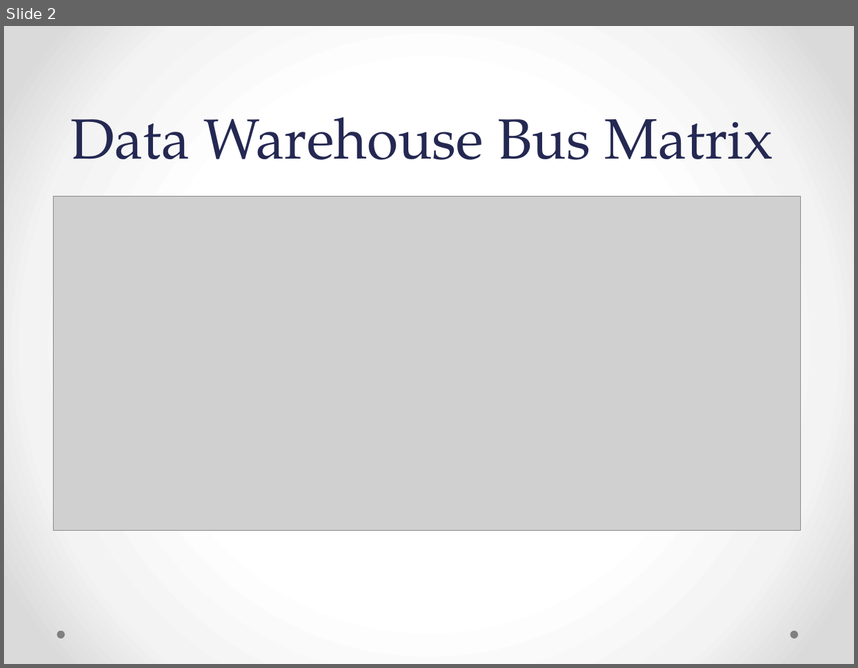
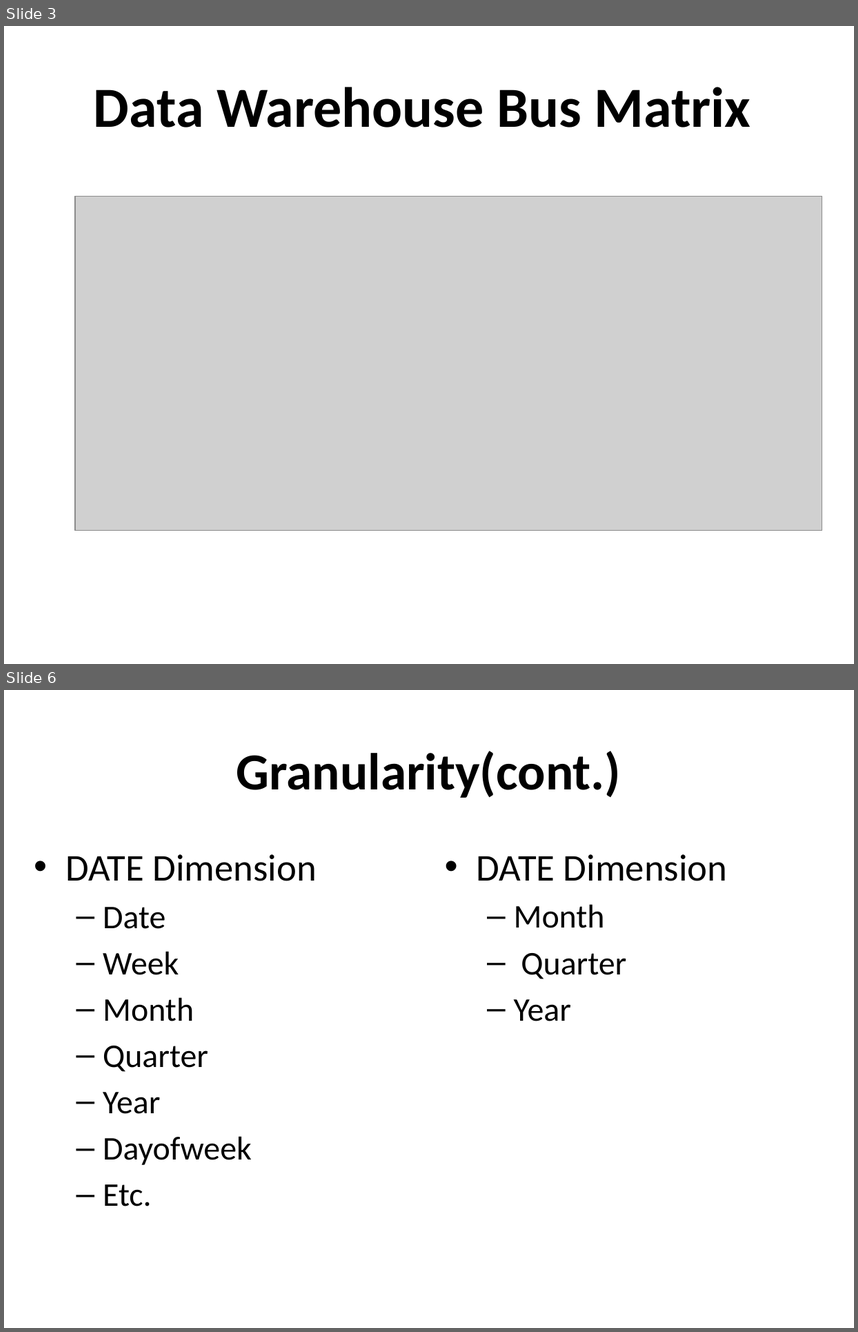
Before and after one commit to passzenith/passzenithproject, a slide deck: DW/Telecommunications and Utilities.pptx. Shown one above the other, each under a label of ours: slide 2 before the commit, slides 3 and 6 after it; the slides between them are not shown. The pictures are 858x668 and 858x1332 pixels, drawn with LibreOffice and Linux fonts; fonts in the diff are those of the drawing; grey boxes stand for pictures. Boxes give left, top, right and bottom in pixels: in the first picture for what was removed or moved away, otherwise in the second. Text is boxed around its words. In the diff, an @@ line names an element or a change of style, - is before the commit and + after.

```diff
--- a/DW/Telecommunications and Utilities.pptx
+++ b/DW/Telecommunications and Utilities.pptx
@@ slide 6 added at box(4, 690, 854, 1328), background #FFFFFF @@
@@ title added at box(237, 751, 622, 798), 44 pt, text #000000, bold @@
+Granularity(cont.)
@@ text added at box(65, 854, 317, 1206), 28 pt, text #000000 @@
+• DATE Dimension
+  – Date
+  – Week
+  – Month
+  – Quarter
+  – Year
+  – Dayofweek
+  – Etc.
@@ text added at box(477, 854, 728, 1021), 28 pt, text #000000 @@
+• DATE Dimension
+  – Month
+  – Quarter
+  – Year
@@ what was slide 2 is now slide 3 @@
@@ slide 3 changed as well @@
@@ background gradient #FFFFFF to #F4F4F4 to #DADADA to #FFFFFF @@
@@ title "Data Warehouse Bus Matrix": place and size @@
-title "Data Warehouse Bus Matrix" at box(71, 117, 773, 160)
+title "Data Warehouse Bus Matrix" at box(94, 87, 751, 127)
@@ title "Data Warehouse Bus Matrix" at box(94, 87, 751, 127): font TeX Gyre Pagella to Calibri, text colour #242852 to #000000, bold on; line spacing 58pt to 1; vertical alignment bottom to middle @@
@@ picture: place and size @@
-picture at box(53, 196, 800, 530)
+picture at box(75, 196, 822, 530)
@@ ellipse removed at box(56, 630, 64, 638) @@
@@ ellipse removed at box(791, 630, 798, 638) @@
```
Also in this commit, not shown: 14 other slides changed, 24 other slides added, 22 slides removed.
